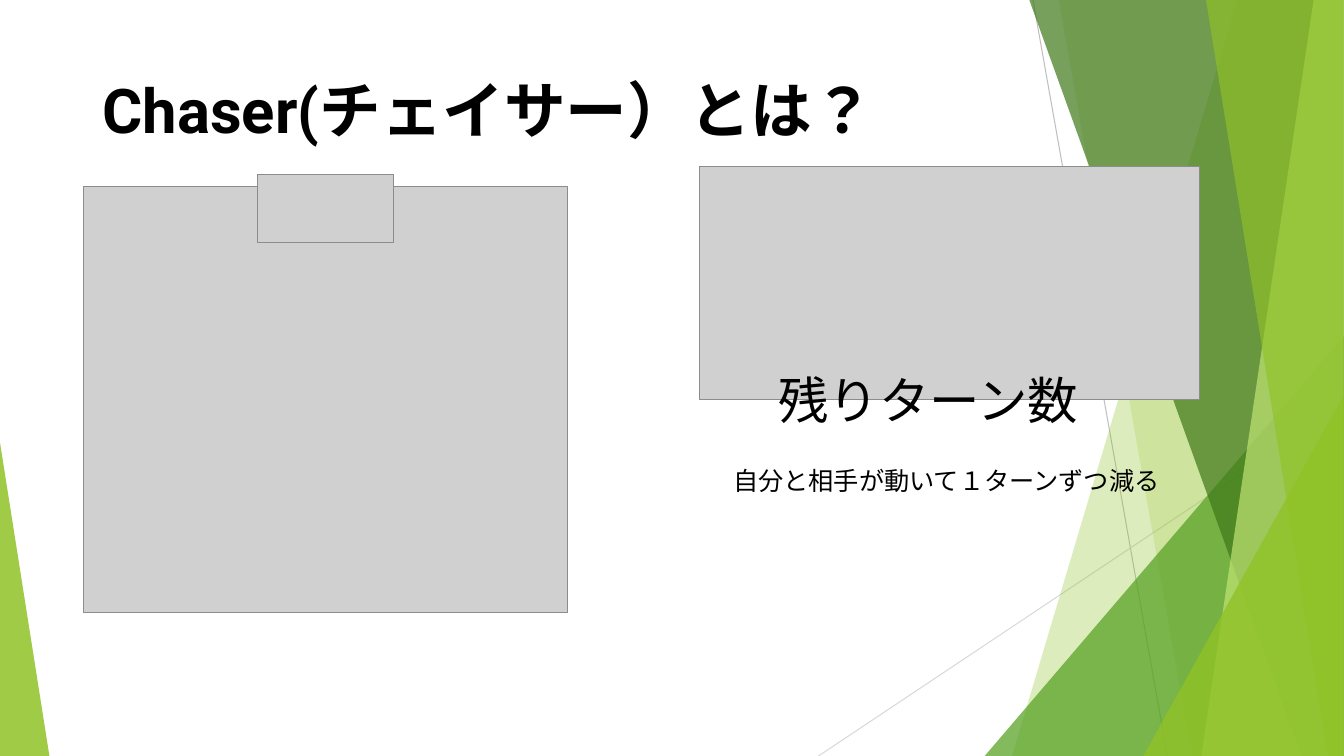
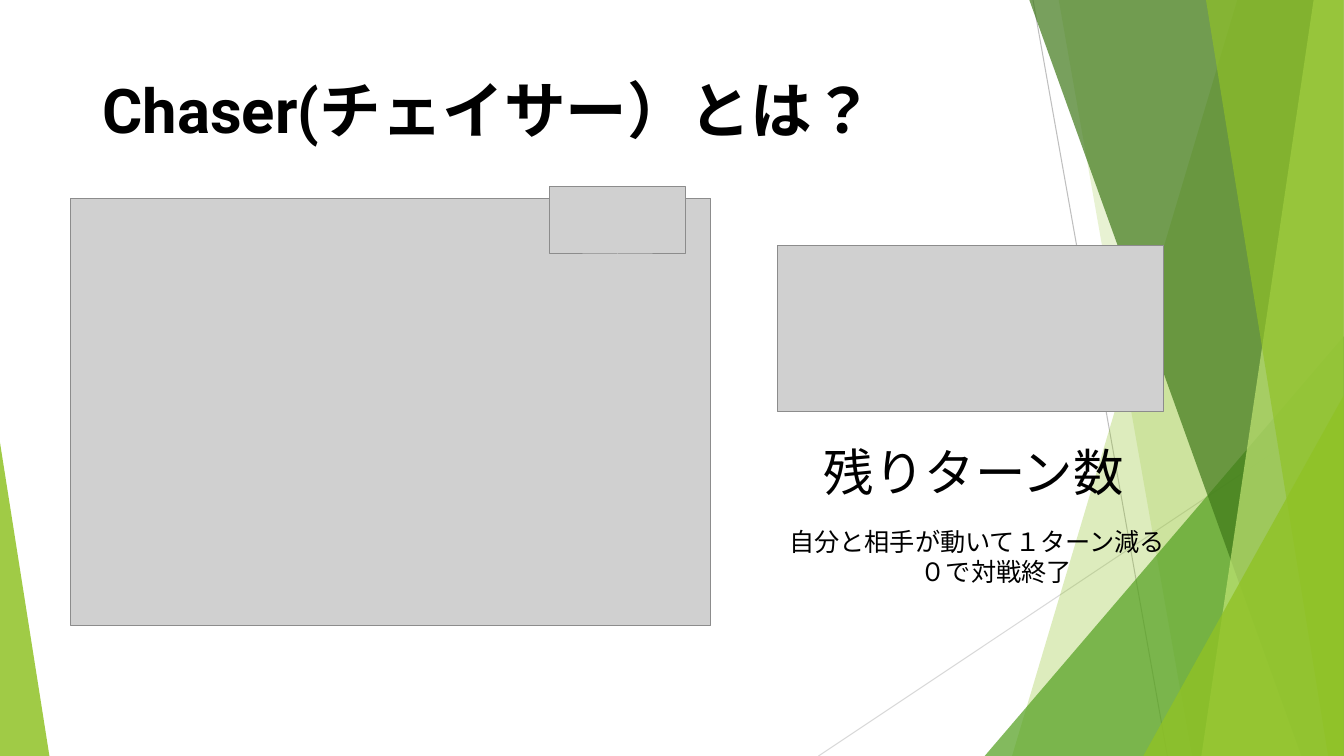
Before and after one commit to noko1024/ChaserDoc, a slide deck: slide 6 of New_U-16.pptx. Drawn at 1344x756 pixels with LibreOffice and Linux fonts; fonts in the diff are those of the drawing; grey boxes stand for pictures. Boxes give left, top, right and bottom in pixels: in the first picture for what was removed or moved away, otherwise in the second. Text is boxed around its words. In the diff, an @@ line names an element or a change of style, - is before the commit and + after.

```diff
--- a/New_U-16.pptx
+++ b/New_U-16.pptx
@@ picture removed at [700,166,1200,399] @@
@@ picture: place and size @@
-picture at [84,187,568,613]
+picture at [71,199,711,626]
@@ picture: place and size @@
-picture at [257,174,393,242]
+picture at [549,187,686,254]
@@ picture added at [777,245,1164,411] @@
@@ text "残りターン数" rewrapped from [778,376,1078,432] to [824,440,1124,504] @@
@@ text at [789,525,1165,588]: text changed @@
-自分と相手が動いて１ターンずつ減る
+自分と相手が動いて１ターン減る
+０で対戦終了
```
Also in this commit, not shown: 19 other slides changed.
